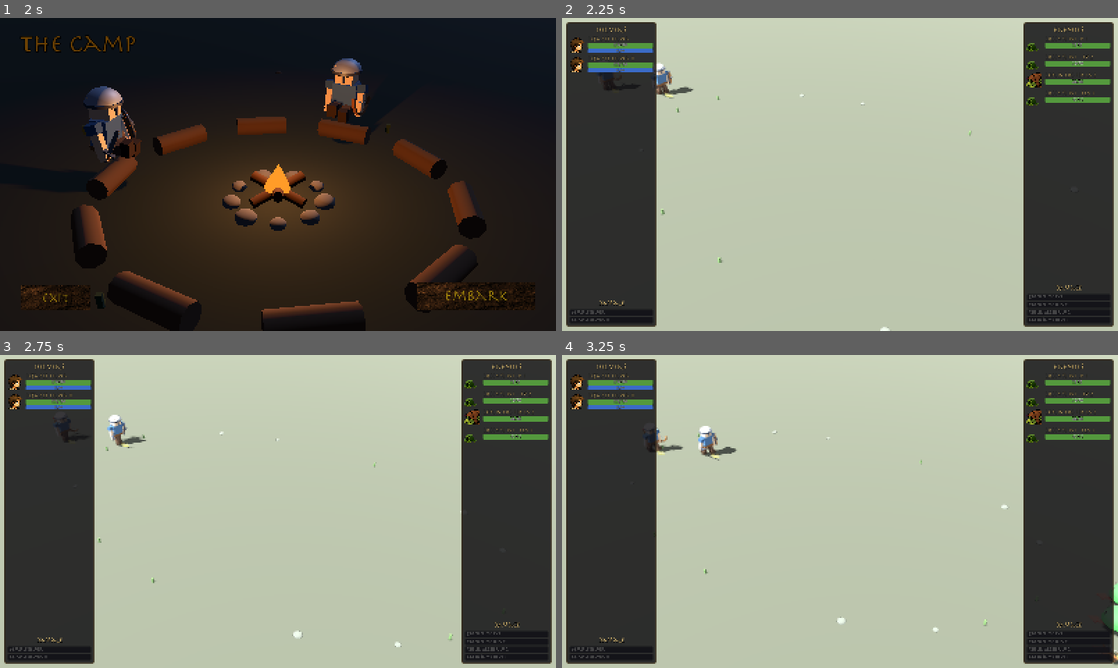
Above: before the commit, frames 1-4 (two rows, left to right).
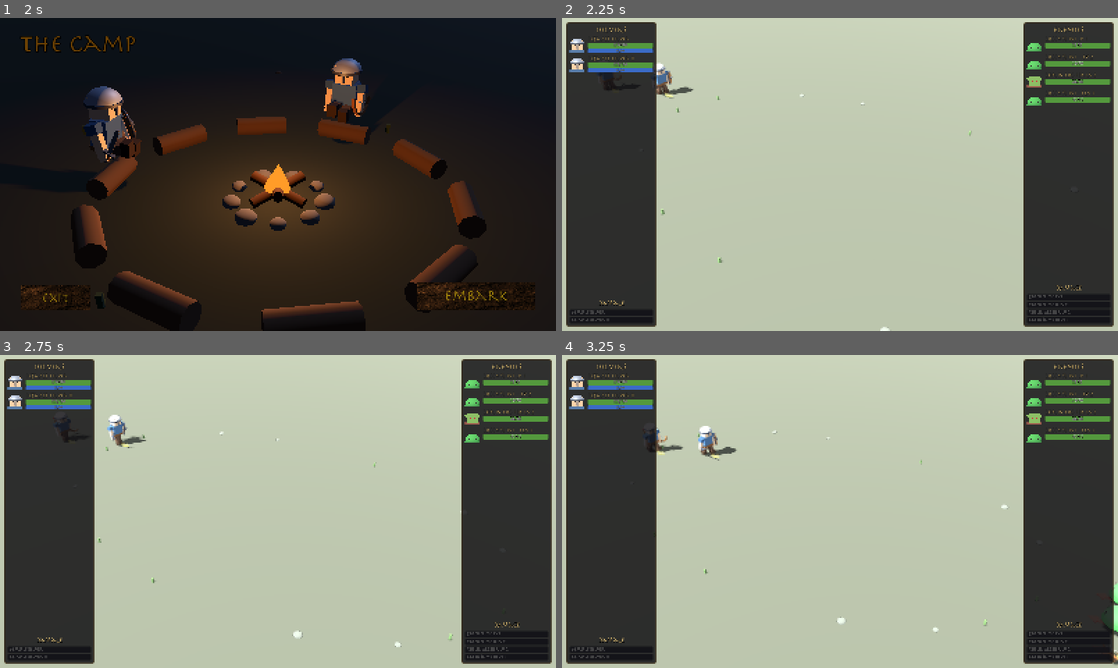
Above: after the commit, the same moments.

Repository: nexzitar/delvers
Game: Godot game, scene res://scenes/menus/menu.tscn
Two runs of this game, one before a commit and one after it. Both use one fixed random seed, a clock stepped at 60 frames per second and the inputs below. Sound files missing from this copy of the repository are replaced by a short silence.
Inputs (mouse positions are in pixels of both pictures, inside the frame that each line leads up to):
- Up to frame 1 (2 s): click "Enter" at 0.5 s; tap Enter at 1.25 s; move the mouse to (400, 158) at 1.27 s; click (400, 158) at 1.42 s
- Up to frame 2 (2.25 s): click "Embark" at 2 s
- Up to frame 3 (2.75 s): no input
- Up to frame 4 (3.25 s): drag from (728, 527) to (812, 574) at 2.77 s

Frame 1 is identical in both runs. In frame 2, 0.5% of the frame differs, in the area x 1-87%, y 6-28%; in frame 3, 0.5%; in frame 4, 0.5%.

Commit message:
Render portraits and the loadout preview from the 3D rigs.
Portrait3D renders bust shots straight from a unit's actual rig
(hero loadout or enemy template) in an offscreen viewport, cached per
appearance — the battle sidebars now always match what's on the field.
The loadout paper-doll becomes a live 3D preview: the hero's battle
rig idling and swaying under studio lighting, rebuilt on every gear
change.

Co-Authored-By: Claude Fable 5 <noreply@anthropic.com>

Diff:
--- a/scripts/camp/loadout/loadout_screen.gd
+++ b/scripts/camp/loadout/loadout_screen.gd
@@ -54,6 +54,8 @@
 var _skill_slots := []        # the SKILL_SLOTS skill DropTarget panels
 var _gear_grid: GridContainer
 var _preview_holder: Control
+var _preview_rig: Node3D
+var _preview_time := 0.0
 var _tooltip_panel: Panel
 var _tooltip_left: VBoxContainer
 var _tooltip_right: VBoxContainer
@@ -449,23 +451,41 @@
 
 func _update_preview():
 	_clear(_preview_holder)
+	_preview_rig = null
 
 	var hero = PlayerRoster.heroes[hero_index]
 
 	var vp_w := PREVIEW_VIEWPORT_W
 	var vp_h := PREVIEW_VIEWPORT_H
 
+	# Live 3D preview: the hero's actual battle rig with its gear,
+	# idling under studio lighting.
 	var vp = SubViewport.new()
 	vp.size = Vector2i(vp_w, vp_h)
 	vp.transparent_bg = true
+	vp.own_world_3d = true
+	vp.msaa_3d = Viewport.MSAA_4X
 	vp.render_target_update_mode = SubViewport.UPDATE_ALWAYS
 
-	var actor_y := vp_h * 0.5
-
-	var actor = hero.actor_scene.instantiate()
-	actor.position = Vector2(vp_w / 2.0, actor_y)
-	actor.scale = Vector2(1.0, 1.0)
-	vp.add_child(actor)
+	var key_light = DirectionalLight3D.new()
+	key_light.rotation_degrees = Vector3(-35, -28, 0)
+	key_light.light_energy = 1.15
+	vp.add_child(key_light)
+
+	var camera = Camera3D.new()
+	camera.fov = 30
+	var env = Environment.new()
+	env.background_mode = Environment.BG_CLEAR_COLOR
+	env.ambient_light_source = Environment.AMBIENT_SOURCE_COLOR
+	env.ambient_light_color = Color(0.75, 0.78, 0.9)
+	env.ambient_light_energy = 0.85
+	camera.environment = env
+	vp.add_child(camera)
+	camera.position = Vector3(0, 0.72, 2.7)
+	camera.look_at(Vector3(0, 0.62, 0))
+
+	_preview_rig = ActorFactory3D.build_hero(hero.equipped)
+	vp.add_child(_preview_rig)
 
 	var container = SubViewportContainer.new()
 	container.stretch = false
@@ -478,7 +498,6 @@
 	container.offset_bottom = vp_h / 2.0
 	container.add_child(vp)
 	_preview_holder.add_child(container)
-	actor.equip_gear(hero.equipped)
 
 # --- Drag-and-drop policy --------------------------------------------
 
@@ -691,10 +710,16 @@
 func is_carrying() -> bool:
 	return _carried != null
 
-func _process(_delta):
+func _process(delta):
 	if _carry_visual and is_instance_valid(_carry_visual):
 		var m = _carry_visual.get_global_mouse_position()
 		_carry_visual.global_position = m - _carry_visual.size * 0.5
+
+	# Gentle idle + sway so the 3D preview reads as alive.
+	if is_instance_valid(_preview_rig):
+		_preview_time += delta
+		_preview_rig.pose_idle(_preview_time)
+		_preview_rig.rotation.y = 0.4 * sin(_preview_time * 0.4)
 
 func _input(event):
 	if _carried == null:
--- /dev/null
+++ b/scripts/theater3d/portrait_3d.gd
@@ -0,0 +1,79 @@
+class_name Portrait3D
+
+## Renders unit portraits straight from the 3D rigs, so the side panels
+## always match what's on the field (loadout changes included). Results
+## are cached per appearance; rendering takes one frame, so callers get
+## the texture via await.
+
+const SlimeRig = preload("res://scripts/theater3d/slime_rig.gd")
+
+const SIZE := Vector2i(96, 96)
+
+static var _cache := {}
+
+## Portrait for a SPAWN event (hero loadout or enemy template).
+static func from_spawn(event, host: Node) -> Texture2D:
+	if event.team == CombatEntity.Team.HERO:
+		return await for_hero(event.equipped, host)
+	return await for_enemy(event.template, host)
+
+static func for_hero(equipped: Dictionary, host: Node) -> Texture2D:
+	var ids := []
+	for pos in equipped:
+		ids.append("%s:%s" % [pos, equipped[pos].gear_id])
+	ids.sort()
+	var key = "hero|" + ",".join(ids)
+	if _cache.has(key):
+		return _cache[key]
+	var rig = ActorFactory3D.build_hero(equipped)
+	return await _render(key, rig, host)
+
+static func for_enemy(template, host: Node) -> Texture2D:
+	var key = "enemy|" + template.enemy_id
+	if _cache.has(key):
+		return _cache[key]
+	var rig = ActorFactory3D.build_enemy(template)
+	return await _render(key, rig, host)
+
+static func _render(key: String, rig: Node3D, host: Node) -> Texture2D:
+	var vp := SubViewport.new()
+	vp.size = SIZE
+	vp.transparent_bg = true
+	vp.own_world_3d = true
+	vp.msaa_3d = Viewport.MSAA_4X
+	vp.render_target_update_mode = SubViewport.UPDATE_ALWAYS
+
+	var key_light := DirectionalLight3D.new()
+	key_light.rotation_degrees = Vector3(-35, -30, 0)
+	key_light.light_energy = 1.2
+	vp.add_child(key_light)
+
+	var camera := Camera3D.new()
+	camera.fov = 30
+	var env := Environment.new()
+	env.background_mode = Environment.BG_CLEAR_COLOR
+	env.ambient_light_source = Environment.AMBIENT_SOURCE_COLOR
+	env.ambient_light_color = Color(0.75, 0.78, 0.9)
+	env.ambient_light_energy = 0.85
+	camera.environment = env
+	vp.add_child(camera)
+
+	vp.add_child(rig)
+	# Bust framing for humanoids, whole-blob framing for slimes.
+	if rig is SlimeRig:
+		camera.position = Vector3(0, 0.42, 1.35)
+		camera.look_at(Vector3(0, 0.26, 0))
+	else:
+		var head_y = 0.9 * rig.scale.y
+		camera.position = Vector3(0, head_y + 0.06, 0.98 * rig.scale.y)
+		camera.look_at(Vector3(0, head_y, 0))
+
+	host.add_child(vp)
+	await RenderingServer.frame_post_draw
+	await RenderingServer.frame_post_draw
+	var image = vp.get_texture().get_image()
+	vp.queue_free()
+
+	var texture = ImageTexture.create_from_image(image)
+	_cache[key] = texture
+	return texture
--- a/scripts/ui/battle_sidebar.gd
+++ b/scripts/ui/battle_sidebar.gd
@@ -73,11 +73,11 @@
 	row.add_theme_constant_override("separation", 8)
 
 	var portrait = TextureRect.new()
-	portrait.texture = event.template.portrait
 	portrait.custom_minimum_size = Vector2(44, 44)
 	portrait.expand_mode = TextureRect.EXPAND_IGNORE_SIZE
 	portrait.stretch_mode = TextureRect.STRETCH_KEEP_ASPECT_CENTERED
 	row.add_child(portrait)
+	_apply_portrait(portrait, event)
 
 	var info = VBoxContainer.new()
 	info.size_flags_horizontal = Control.SIZE_EXPAND_FILL
@@ -105,6 +105,12 @@
 	set_mana(event.entity_id, event.current_mana, event.max_mana)
 
 	_add_meter_row(event.entity_id, event.entity_name)
+
+## Portraits render from the unit's actual 3D rig (one frame late).
+func _apply_portrait(rect: TextureRect, event):
+	var texture = await Portrait3D.from_spawn(event, self)
+	if is_instance_valid(rect) and texture:
+		rect.texture = texture
 
 func set_health(entity_id, current, max_value):
 
Binary file changed: docs/screenshots/camp_hover.png
Binary file changed: docs/screenshots/loadout_carry.png
Binary file changed: docs/screenshots/loadout_dualwield.png
Binary file changed: docs/screenshots/loadout_equipped_bow.png
Binary file changed: docs/screenshots/loadout_open.png
Binary file changed: docs/screenshots/loadout_tooltip.png
